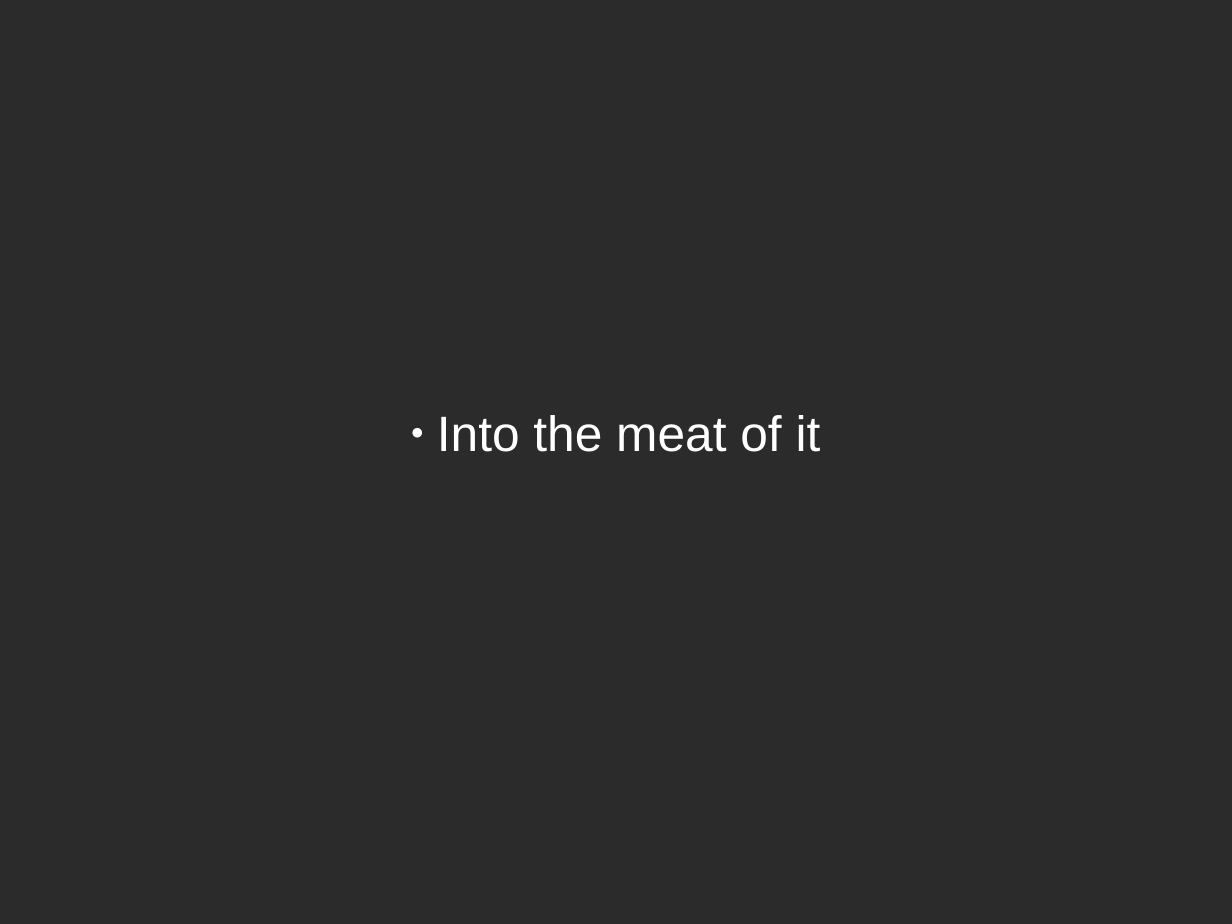
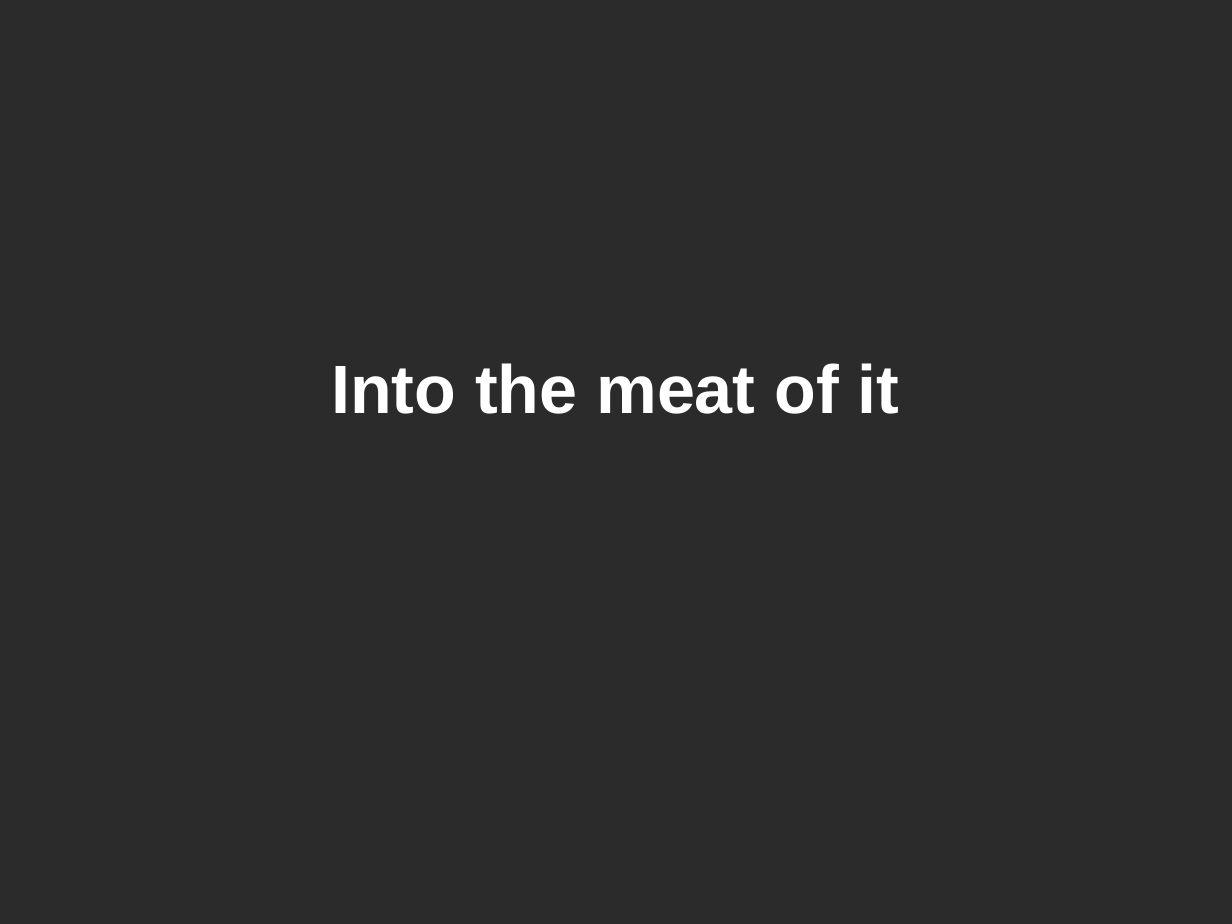
Before and after one commit to spmadden/sse-talks, a slide deck: slide 6 of PyQt/PyQt.odp. Drawn at 1232x924 pixels with LibreOffice and Linux fonts; fonts in the diff are those of the drawing; background and template pictures are left out; a plain dark background stands for a picture behind light text. Boxes give left, top, right and bottom in pixels: in the first picture for what was removed or moved away, otherwise in the second. Text is boxed around its words. In the diff, an @@ line names an element or a change of style, - is before the commit and + after.

```diff
--- a/PyQt/PyQt.odp
+++ b/PyQt/PyQt.odp
@@ title "Into the meat of it": place and size @@
-title "Into the meat of it" at [437, 415, 821, 452]
+title "Into the meat of it" at [331, 363, 900, 414]
@@ title "Into the meat of it" at [331, 363, 900, 414]: size 32 to 44 pt, bold on; bullet ● to none; less space between paragraphs @@
```
Also in this commit, not shown: 4 other slides changed, 10 slides added, 1 slide removed, 14 other files.
